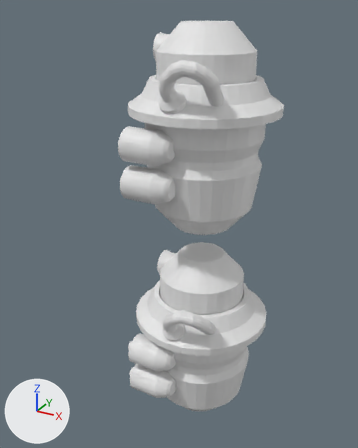
A saved change to the Blender file Source Content/Characters/Big Guy/bigGuy.blend.
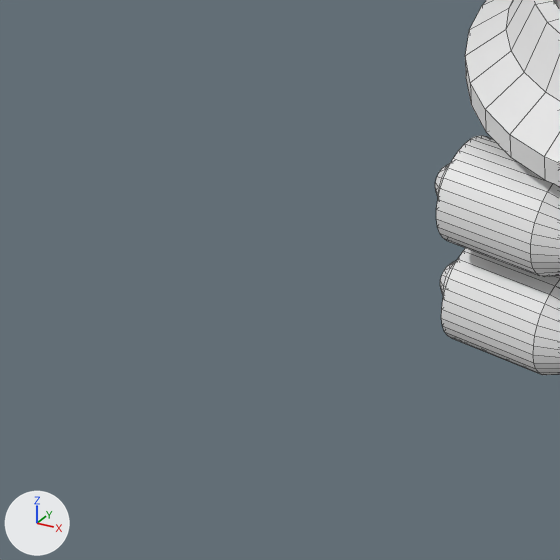
Each version appears first whole from a camera (50 mm lens) standing at (4.53, -9.37, 6.81) and looking at (-0.21, -0.76, 2.5), and next in a close-up on the part from 3% to 45% of the width and 66% to 100% of the height. Arrows for +X, +Y and +Z are at lower left; the lights stay in place. The close-ups show mesh edges as thin lines. Materials are left out; every surface is plain grey.

The scene before the commit, as lines of its bpy script (objects in view):
```python
me_cylinder_001 = bpy.data.meshes.new('Cylinder.001')
me_cylinder_001.from_pydata(...)  # 194 vertices, 224 faces; spans x -1.21..1.21, y -1.21..1.21, z -0.94..-0.42
me_cylinder_001.materials.append(mat_untitled)
me_cylinder_018 = bpy.data.meshes.new('Cylinder.018')
me_cylinder_018.from_pydata(...)  # 260 vertices, 304 faces; spans x -1.0..1.0, y -1.0..1.0, z -1.53..1.9
me_cylinder_018.materials.append(mat_untitled)
me_cylinder_027 = bpy.data.meshes.new('Cylinder.027')
me_cylinder_027.from_pydata(...)  # 260 vertices, 304 faces; spans x -1.0..1.0, y -1.0..1.0, z -1.53..1.9
me_cylinder_027.materials.append(mat_untitled)
ob_cylinder_001 = bpy.data.objects.new('Cylinder.001', me_cylinder_001)
ob_cylinder_001.location = (0.0, 0.0, 1.037)
ob_cylinder_001.scale = (1.32, 1.32, 1.32)
ob_cylinder_005 = bpy.data.objects.new('Cylinder.005', me_cylinder_027)
ob_cylinder_005.location = (-0.721, -1.3, -0.727)
ob_cylinder_005.rotation_euler = (0.0, 1.571, 0.0)  # degrees (0, 90, 0)
ob_cylinder_005.scale = (0.35, 0.35, 0.35)
ob_cylinder_008 = bpy.data.objects.new('Cylinder.008', me_cylinder_018)
ob_cylinder_008.location = (-0.721, -1.3, -1.527)
ob_cylinder_008.rotation_euler = (0.0, 1.571, 0.0)  # degrees (0, 90, 0)
ob_cylinder_008.scale = (0.35, 0.35, 0.35)
```
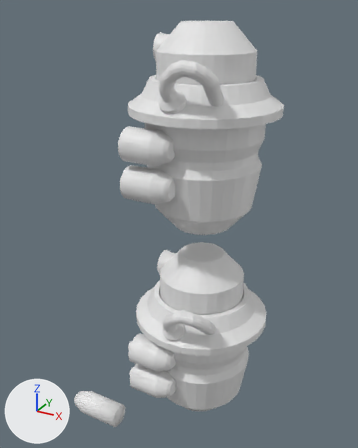
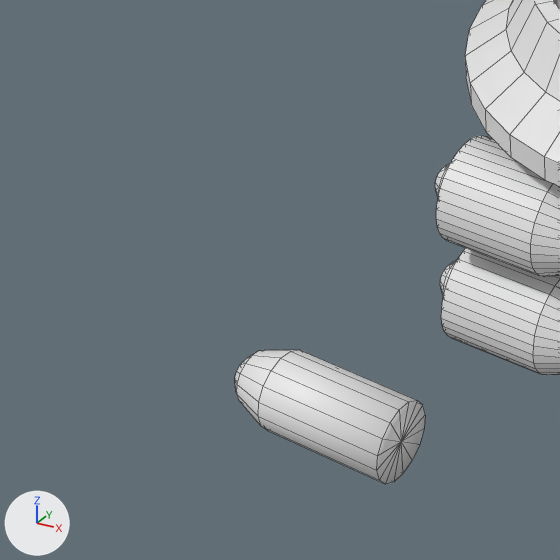
Edits to the bpy script that builds the scene:
```text
Add me_cylinder_003:
    me_cylinder_003.from_pydata(...)  # 66 vertices, 80 faces; spans x -0.65..0.65, y -0.65..0.65, z -1.53..1.55
    me_cylinder_003.polygons.foreach_set('use_smooth', [True] * 80)
Add ob_cylinder_009:
    ob_cylinder_009 = bpy.data.objects.new('Cylinder.009', me_cylinder_003)
    ob_cylinder_009.location = (-0.721, -3.3, -0.727)
    ob_cylinder_009.rotation_euler = (0.0, 1.571, 0.0)  # degrees (0, 90, 0)
    ob_cylinder_009.scale = (0.35, 0.35, 0.35)
```

Changed parts and their boxes [x1, y1, x2, y2] in the close-ups (560 x 560 px):
'Cylinder.009', added
    after: [235, 350, 425, 484]
